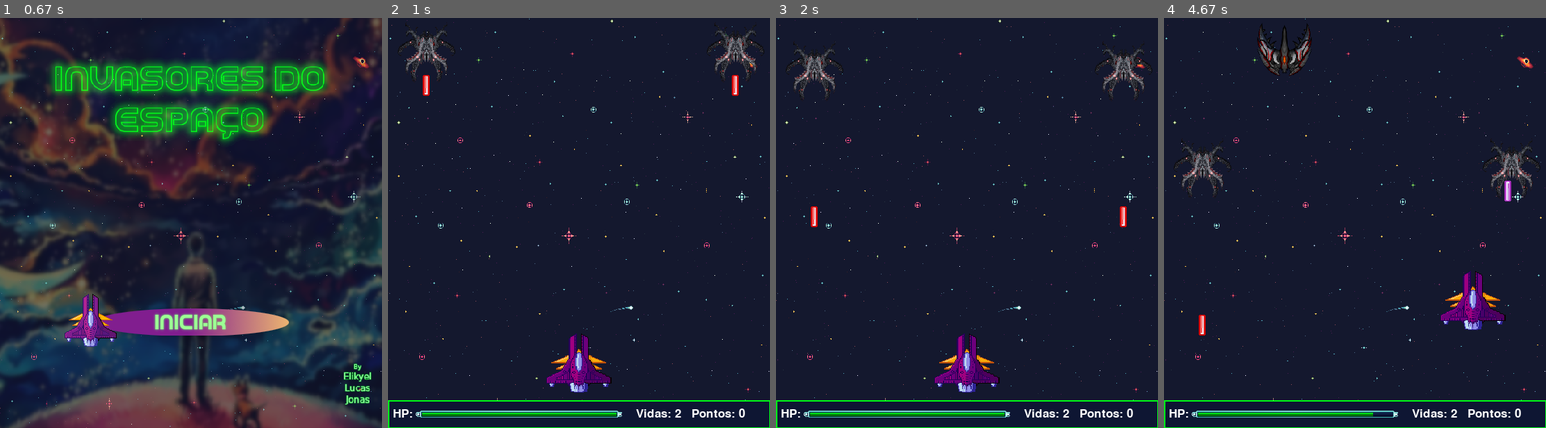
Above: before the commit, frames 1-4 (left to right).
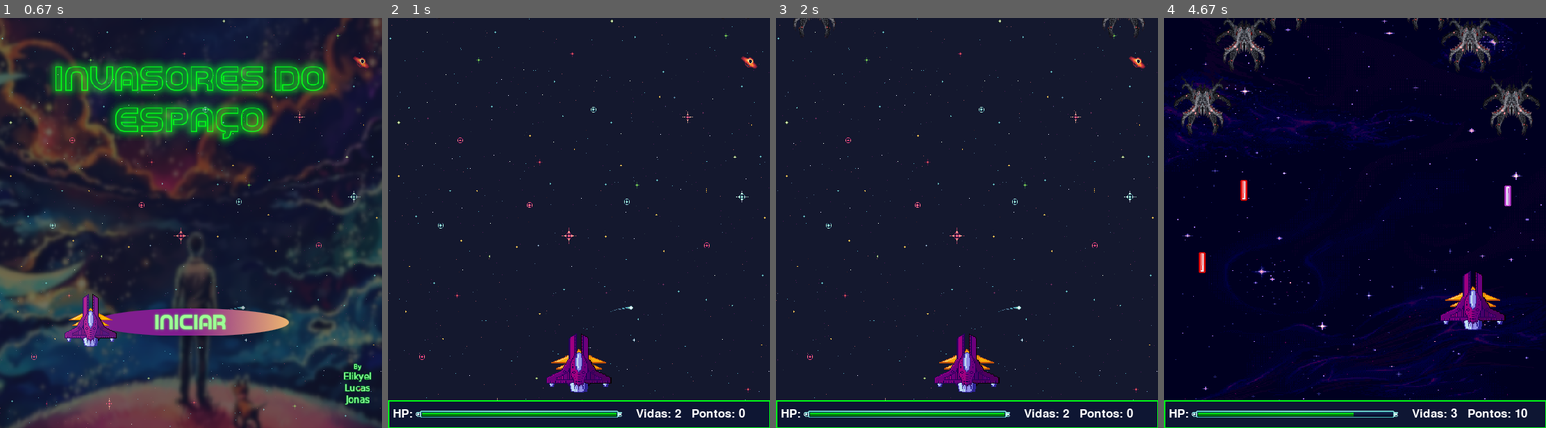
Above: after the commit, the same moments.

Repository: cjs-13/Projeto_pygame
Game: pygame game, started from main.py
The game is run twice, just before and just after one commit, with the same random seed, the same clock (stepped at 60 frames per second) and the same inputs.
Inputs (mouse positions are in pixels of both pictures, inside the frame that each line leads up to):
- Up to frame 1 (0.67 s): hold Esc from 0.33 s (still down)
- Up to frame 2 (1 s): release Esc at 0.8 s; click (579, 206) at 0.88 s
- Up to frame 3 (2 s): hold P 1.17-1.63 s; hold Right 1.17-1.63 s; move the mouse to (875, 227) at 1.2 s; click (967, 218) at 1.72 s
- Up to frame 4 (4.67 s): hold K 2-2.47 s; hold Right 2-2.47 s; move the mouse to (1496, 366) at 2.03 s; tap Space at 2.07, 2.37, 3.23, 3.53, 3.73, 4.07, 4.37, 4.57 s; click (1255, 71) at 2.55 s; click (1355, 218) at 2.88 s; hold Right 3.17-3.63 s; move the mouse to (1263, 141) at 3.2 s; tap U at 3.32, 4.65 s; hold Up 3.67-3.97 s; hold Right 4-4.47 s; hold Left from 4.5 s (still down)

Frame 1 is identical in both runs. In frame 2, 1.2% of the frame differs, in the area x 2-99%, y 0-19%; in frame 3, 1.4%; in frame 4, 7.1%, in the area x 0-100%, y 0-98%.

Commit message:
Incrementado HP regen do jogador, adicionado asset da fase 2

Diff:
--- a/main.py
+++ b/main.py
@@ -66,7 +66,9 @@
 HP.append(ch_scale(load_img(dir, "hp (1).png"), SCALE_LABEL_HP))
 HP.append(ch_scale(load_img(dir, "hp (2).png"), (280, 5)))
 BARRA_INF = ch_scale(load_img(dir, "barra.png"), (LARGURA, 40))
-BG = ch_scale(load_img(dir, "BG.png").convert(), (LARGURA, ALTURA + 40))
+BG = list()
+for i in range(1, 3):
+    BG.append(ch_scale(load_img(dir, f"BG_({i}).png").convert(), (LARGURA, ALTURA + 40)))
 
 # Icone do Jogo
 ICONE = load_img(dir, "windows_icon.png")
@@ -140,6 +142,7 @@
         self.imunity_timer = 0
         self.hp = 1
         self.max_hp = 1
+        self.hp_regen = 1800
         self.lives = 1
         self.ai = 0
         self.aihelper = 0
@@ -153,7 +156,7 @@
         tela.blit(self.nave_img, (int(self.x), int(self.y)))
 
     def fora_tela(self):
-        return self.y <= 0 or self.y >= ALTURA or self.x <= 0 - self.largura() or self.x >= LARGURA + self.largura()
+        return self.y >= ALTURA or self.x <= 0 - self.largura() or self.x >= LARGURA + self.largura()
 
     def atirarinterno(self, arma, lasers):
         if self.cool_down_counter[arma] < 1:
@@ -171,6 +174,9 @@
         if self.imunity_timer > 0:
             self.imunity_timer -= 1
 
+        if self.tipo == "Jogador" and self.hp_regen > 0 and self.hp < self.max_hp:
+            self.hp_regen -= 1
+
 
     def largura(self):
         return self.nave_img.get_width()
@@ -179,6 +185,9 @@
         return self.nave_img.get_height()
 
     def testevida(self, naves):
+        if self.tipo == "Jogador" and self.hp_regen == 0:
+            self.hp += 1
+            self.hp_regen = 1800
         if self.hp < 1 and self.lives < 2:
             naves.remove(self)
             if self.tipo == "Inimigo" and self.fora_tela() is not True:
@@ -348,10 +357,10 @@
         self.layer = 2
         self.damagetype = 2
         self.ai = ai
-        self.firerate[0] = 90
-        self.firerate[1] = 60
-        self.firerate[2] = 60
-        self.firerate[3] = 90
+        self.firerate[0] = 70
+        self.firerate[1] = 50
+        self.firerate[2] = 50
+        self.firerate[3] = 70
         self.laserhp[0] = 1
         self.laserhp[1] = 1
         self.laserhp[2] = 1
@@ -388,18 +397,21 @@
         self.counteracive = True
         self.wave += 1
 
-    def pular_fase(self):
+    def pular_fase(self, nave):
         self.counter = -1
         self.counter = True
         self.wave = 0
         self.fase += 1
+        self.dificuty += 1
+        nave.lives += 1
+        nave.hp = nave.max_hp
 
     def criar_inimigo(self, x, y, ai, naves):  # cria um inimigo
-        inimigotempo = Inimigo(x, y, ai)
+        inimigotempo = Inimigo(x, y-SCALE_NAVE[1], ai)
         naves.append(inimigotempo)
 
     def direcionar_fase(self,naves):  # testa em qual fase esta e roda ela
-        if self.fase == 0:
+        if self.fase == 0 or 1:
             self.faseid0(naves)
 
     def sem_inimigos(self, naves):  # olha se tem inimigos e reativa o contador
@@ -486,7 +498,6 @@
             self.counteracive = False
 
     def faseid0(self, naves):  # a primeira fase
-
         if self.wave == 0:  # onda 1
             self.wave_id0(naves)
 
@@ -557,7 +568,7 @@
             self.wave_boss(naves)
 
         elif self.wave == 11:
-            self.pular_fase()
+            self.pular_fase(naves[0])
             self.fase = 0
 
 def testa_colisao(obj1, obj2):
@@ -579,7 +590,7 @@
 
     while jogando:
         RELOGIO.tick(FPS)
-        TELA.blit(BG, (0, 0))
+        TELA.blit(BG[fase.fase], (0, 0))
 
         for event in pg.event.get():
             if event.type == pg.QUIT:
@@ -588,14 +599,14 @@
                 exit()
 
             if event.type == pg.MOUSEBUTTONDOWN:
-                tela_pause()
+                tela_pause(fase)
 
             if event.type == pg.KEYDOWN:
                 if event.key == pg.K_ESCAPE:
                     jogando = False
                     menu_principal()
                 if event.key == pg.K_p:
-                    tela_pause()
+                    tela_pause(fase)
 
                 if event.key == pg.K_u:
                     fase.criar_inimigo(random.randint(5,450),0,random.randint(0,3), naves)
@@ -604,7 +615,7 @@
                     jogador.firerateup()
 
                 if event.key == pg.K_k:
-                    fase.pular_fase()
+                    fase.pular_fase(naves[0])
 
         keys = pg.key.get_pressed()
         if (keys[pg.K_a] or keys[pg.K_LEFT]) and jogador.x - jogador_vel > 0:
@@ -627,7 +638,7 @@
             laser.ColisaoLaser(lasers)
 
         if jogador.hp <= 0 and jogador.lives < 2:
-            tela_fim_de_jogo(jogador.pontos)
+            tela_fim_de_jogo(jogador.pontos, fase)
 
         for nave in naves:
             nave.reduzirtimers()
@@ -761,7 +772,7 @@
     naves_passando = True
     while naves_passando:
         RELOGIO.tick(FPS)
-        TELA.blit(BG, (0, 0))
+        TELA.blit(BG[0], (0, 0))
 
         # Atualizações na posição vertical de cada imagem
         if altura_nome > -500:
@@ -799,7 +810,7 @@
                     menu_principal()
         pg.display.flip()
 
-def tela_pause():
+def tela_pause(fase):
     # Pegando a largura as imagens usadas na tela
     larg_nome = TEXTO_PAUSA.get_width()
     B_CONTINUAR_largura = B_INICIAR.get_width()
@@ -817,7 +828,7 @@
 
     while pause:
         RELOGIO.tick(FPS)
-        TELA.blit(BG, (0, 0))
+        TELA.blit(BG[fase.fase], (0, 0))
 
         # Atualizações na posição vertical de cada imagem
         if altura_nome > ALTURA//6:
@@ -857,7 +868,7 @@
                     menu_principal()
         pg.display.flip()
 
-def tela_fim_de_jogo(pontos):
+def tela_fim_de_jogo(pontos, fase):
     # Definindo label da pontuação
     label_pontos = FONT_PRINCIPAL.render(f"Sua Pontuação: {pontos}", True, BRANCO)
 
@@ -881,7 +892,7 @@
 
     while the_end:
         RELOGIO.tick(FPS)
-        TELA.blit(BG, (0, 0))
+        TELA.blit(BG[fase.fase], (0, 0))
 
         # Atualizações na posição vertical de cada imagem
         if altura_nome > ALTURA//6:
Renamed: assets/BG.png -> assets/BG_(1).png
Binary file added: assets/BG_(2).png
Binary file removed: assets/BG_menu (1).png
Binary file removed: assets/BG_menu (2).png
Binary file removed: assets/BG_menu (3).png
Binary file removed: assets/BG_menu (4).png
Binary file removed: assets/BG_menu (5).png
